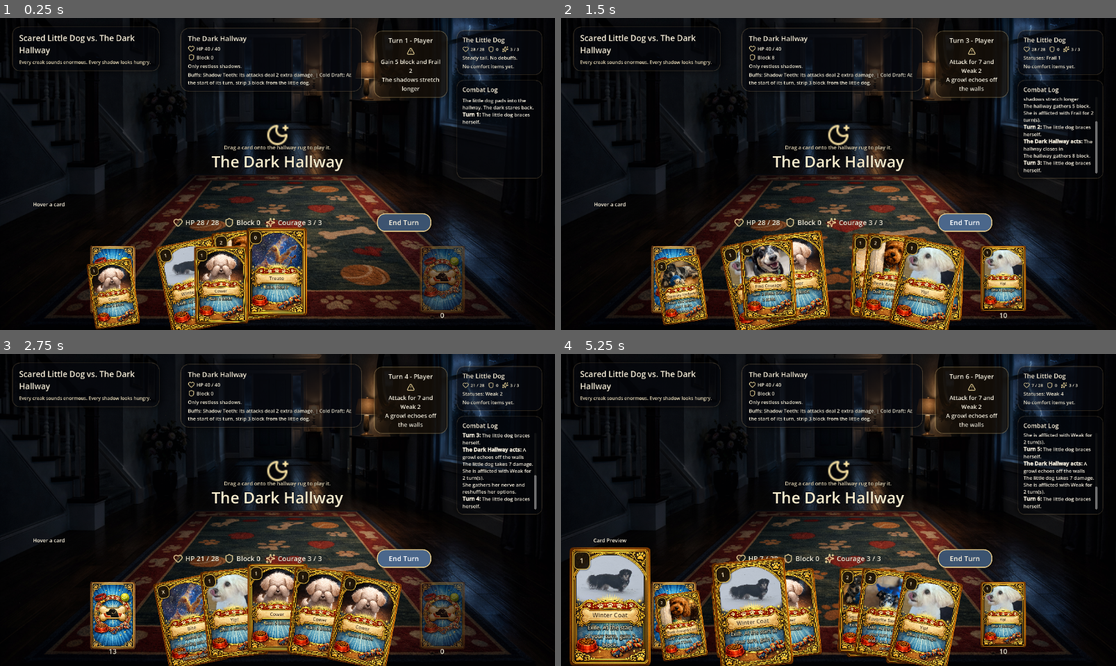
Above: before the commit, frames 1-4 (two rows, left to right).
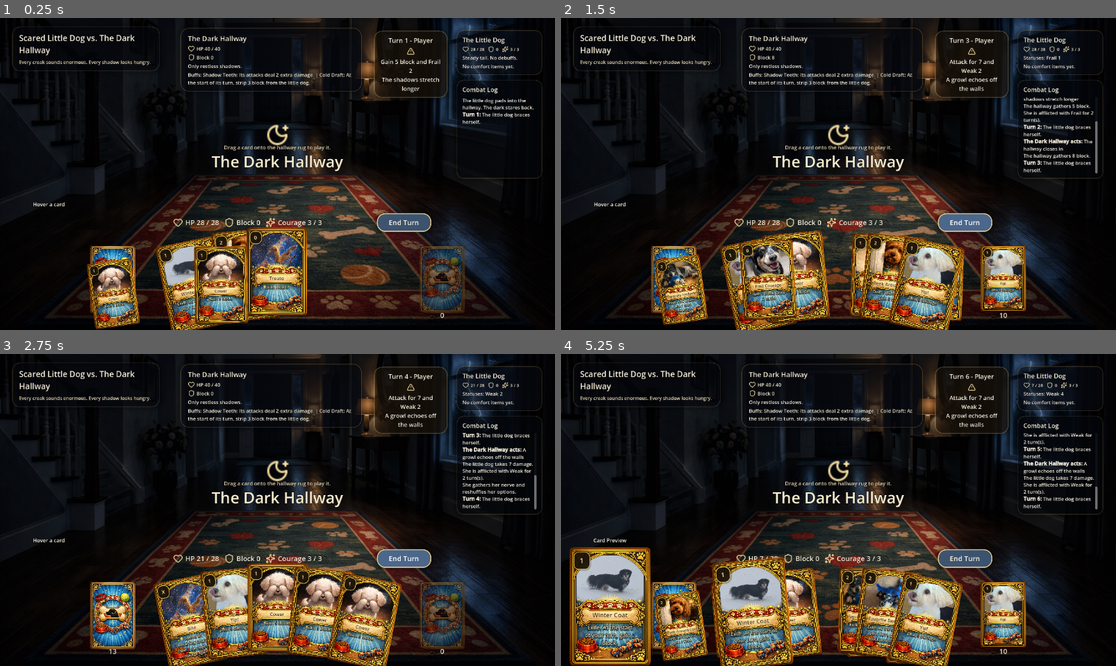
Above: after the commit, the same moments.

Repository: mjd4186/lunasquest
Game: Godot game, scene res://scenes/main.tscn
Two runs of this game, one before a commit and one after it. Both use one fixed random seed, a clock stepped at 60 frames per second and the inputs below.
Inputs (mouse positions are in pixels of both pictures, inside the frame that each line leads up to):
- Up to frame 1 (0.25 s): no input
- Up to frame 2 (1.5 s): click "End Turn" at 0.5 s; click "End Turn" at 1.25 s
- Up to frame 3 (2.75 s): click "End Turn" at 2 s
- Up to frame 4 (5.25 s): drag from (672, 616) to (894, 441) at 2.77 s; tap Enter at 3.5 s; drag from (1005, 616) to (810, 572) at 3.52 s; move the mouse to (610, 606) at 4.27 s; click (610, 606) at 4.42 s; tap Space at 5 s; drag from (749, 622) to (672, 463) at 5.02 s

The runs differ from the first frame. In frame 1, less than 0.1% of the frame differs, in the area x 20-52%, y 85-96%; in frame 2, 0.1%; in frame 3, 0.2%; in frame 4, 0.5%, in the area x 4-80%, y 86-96%.

Commit message:
ui card scaling is live

Diff:
--- a/scenes/card_ui.tscn
+++ b/scenes/card_ui.tscn
@@ -51,7 +51,7 @@
 horizontal_alignment = 1
 vertical_alignment = 1
 
-[node name="DescriptionLabel" type="Label" parent="."]
+[node name="DescriptionLabel" type="RichTextLabel" parent="."]
 unique_name_in_owner = true
 anchor_left = 0.17
 anchor_top = 0.625
@@ -59,8 +59,10 @@
 anchor_bottom = 0.89
 mouse_filter = 2
 autowrap_mode = 3
+bbcode_enabled = true
+fit_content = true
+scroll_active = false
 horizontal_alignment = 1
-vertical_alignment = 0
 
 [node name="NameLabel" type="Label" parent="."]
 unique_name_in_owner = true
--- a/scripts/card_ui.gd
+++ b/scripts/card_ui.gd
@@ -16,7 +16,7 @@
 @onready var art_texture_rect: TextureRect = %ArtTexture
 @onready var cost_badge: PanelContainer = %CostBadge
 @onready var cost_label: Label = %CostLabel
-@onready var description_label: Label = %DescriptionLabel
+@onready var description_label: RichTextLabel = %DescriptionLabel
 @onready var name_label: Label = %NameLabel
 
 var card_data: Dictionary = {}
@@ -186,16 +186,30 @@
 	shadow.color = Color(0, 0, 0, 0.34)
 
 
-func _style_text(label: Label, font_size: int, font_color: Color, outline_color: Color, outline_size: int) -> void:
-	label.add_theme_font_size_override("font_size", font_size)
-	label.add_theme_color_override("font_color", font_color)
-	label.add_theme_color_override("font_outline_color", outline_color)
-	label.add_theme_constant_override("outline_size", outline_size)
+func _style_text(label: Control, font_size: int, font_color: Color, outline_color: Color, outline_size: int) -> void:
+	if label is RichTextLabel:
+		var rich_label := label as RichTextLabel
+		rich_label.add_theme_font_size_override("normal_font_size", font_size)
+		rich_label.add_theme_font_size_override("bold_font_size", font_size)
+		rich_label.add_theme_font_size_override("italics_font_size", font_size)
+		rich_label.add_theme_color_override("default_color", font_color)
+		rich_label.add_theme_color_override("font_outline_color", outline_color)
+		rich_label.add_theme_constant_override("outline_size", outline_size)
+		return
+
+	var plain_label := label as Label
+	plain_label.add_theme_font_size_override("font_size", font_size)
+	plain_label.add_theme_color_override("font_color", font_color)
+	plain_label.add_theme_color_override("font_outline_color", outline_color)
+	plain_label.add_theme_constant_override("outline_size", outline_size)
 
 
 func _update_text_scale() -> void:
 	var scale_factor: float = clampf(size.y / DEFAULT_CARD_SIZE.y, 0.5, 1.2)
-	description_label.add_theme_font_size_override("font_size", maxi(11, roundi(16 * scale_factor)))
+	var description_font_size := maxi(11, roundi(16 * scale_factor))
+	description_label.add_theme_font_size_override("normal_font_size", description_font_size)
+	description_label.add_theme_font_size_override("bold_font_size", description_font_size)
+	description_label.add_theme_font_size_override("italics_font_size", description_font_size)
 	name_label.add_theme_font_size_override("font_size", maxi(12, roundi(18 * scale_factor)))
 	cost_label.add_theme_font_size_override("font_size", maxi(12, roundi(20 * scale_factor)))
 	description_label.add_theme_constant_override("outline_size", maxi(3, roundi(4 * scale_factor)))
@@ -221,7 +235,7 @@
 
 	cost_label.text = str(card_data.get("cost_label", card_data.get("cost", 0)))
 	name_label.text = card_data.get("name", "")
-	description_label.text = card_data.get("text", "")
+	description_label.text = card_data.get("rich_text", card_data.get("text", ""))
 	_apply_enabled_state()
 
 
--- a/scripts/main.gd
+++ b/scripts/main.gd
@@ -27,6 +27,9 @@
 const HAND_FAN_ROTATION := 11.0
 const HAND_FAN_ARC := 48.0
 const HAND_BASE_LIFT := 12.0
+const CARD_DAMAGE_COLOR := "ff6b6b"
+const CARD_BLOCK_COLOR := "79b8ff"
+const CARD_HEAL_COLOR := "7fe08a"
 
 @onready var combat_canvas: Control = %CombatCanvas
 @onready var title_label: Label = %TitleLabel
@@ -462,9 +465,7 @@
 		_deal_damage_to_monster(amount)
 
 	if properties.has("block"):
-		var block_amount: int = int(properties["block"])
-		if player_statuses.frail > 0:
-			block_amount = maxi(1, int(floor(block_amount * 0.75)))
+		var block_amount := _modified_block_amount(int(properties["block"]))
 		player_block += block_amount
 		add_log("She gains %d block." % block_amount)
 
@@ -475,7 +476,7 @@
 		add_log("She finds a little courage and draws %d card(s)." % draw_amount)
 
 	if properties.has("heal"):
-		var heal_amount: int = int(properties["heal"])
+		var heal_amount := _modified_heal_amount(int(properties["heal"]))
 		var previous_hp := player_hp
 		player_hp = mini(STARTING_HP, player_hp + heal_amount)
 		var restored_hp := player_hp - previous_hp
@@ -514,6 +515,16 @@
 	if _card_properties(card).get("x_cost", false):
 		return player_courage
 	return _base_card_cost(card)
+
+
+func _modified_block_amount(base_block: int) -> int:
+	if player_statuses.frail > 0:
+		return maxi(1, int(floor(base_block * 0.75)))
+	return base_block
+
+
+func _modified_heal_amount(base_heal: int) -> int:
+	return base_heal
 
 
 func _card_should_discard(card: Dictionary) -> bool:
@@ -816,6 +827,88 @@
 	_refresh_play_area_hint(false, false)
 
 
+func _build_card_display_data(card: Dictionary) -> Dictionary:
+	var display_card := card.duplicate(true)
+	display_card["cost_label"] = "X" if _card_properties(card).get("x_cost", false) else str(_current_card_cost(card))
+	display_card["rich_text"] = _build_card_rules_text(card)
+	return display_card
+
+
+func _build_card_rules_text(card: Dictionary) -> String:
+	var properties := _card_properties(card)
+	var rules_text := String(card.get("text", ""))
+
+	if properties.has("damage"):
+		rules_text = _replace_card_stat_text(
+			rules_text,
+			int(properties["damage"]),
+			_modified_attack_damage(int(properties["damage"]), "player"),
+			"damage",
+			CARD_DAMAGE_COLOR
+		)
+
+	if properties.has("damage_per_x"):
+		rules_text = _replace_card_stat_text(
+			rules_text,
+			int(properties["damage_per_x"]),
+			_modified_attack_damage(int(properties["damage_per_x"]), "player"),
+			"damage",
+			CARD_DAMAGE_COLOR
+		)
+
+	if properties.has("block"):
+		rules_text = _replace_card_stat_text(
+			rules_text,
+			int(properties["block"]),
+			_modified_block_amount(int(properties["block"])),
+			"block",
+			CARD_BLOCK_COLOR
+		)
+
+	if properties.has("block_every_turn"):
+		rules_text = _replace_card_stat_text(
+			rules_text,
+			int(properties["block_every_turn"]),
+			_modified_block_amount(int(properties["block_every_turn"])),
+			"block",
+			CARD_BLOCK_COLOR
+		)
+
+	if properties.has("heal"):
+		rules_text = _replace_card_stat_text(
+			rules_text,
+			int(properties["heal"]),
+			_modified_heal_amount(int(properties["heal"])),
+			"heal",
+			CARD_HEAL_COLOR
+		)
+
+	if properties.has("strength_every_turn"):
+		rules_text = _replace_card_stat_text(
+			rules_text,
+			int(properties["strength_every_turn"]),
+			int(properties["strength_every_turn"]),
+			"damage",
+			CARD_DAMAGE_COLOR
+		)
+
+	return rules_text
+
+
+func _replace_card_stat_text(text: String, base_value: int, display_value: int, keyword: String, color_hex: String) -> String:
+	var base_phrase := " %d %s" % [base_value, keyword]
+	var replacement := " [color=#%s]%d[/color] %s" % [color_hex, display_value, keyword]
+	if text.contains(base_phrase):
+		return text.replace(base_phrase, replacement)
+
+	var capitalized_phrase := "%s %d" % [keyword.capitalize(), base_value]
+	var capitalized_replacement := "%s [color=#%s]%d[/color]" % [keyword.capitalize(), color_hex, display_value]
+	if text.contains(capitalized_phrase):
+		return text.replace(capitalized_phrase, capitalized_replacement)
+
+	return text
+
+
 func _format_statuses(statuses: Dictionary, empty_text: String) -> String:
 	var parts: Array[String] = []
 	for key in statuses.keys():
@@ -1195,7 +1288,7 @@
 		discard_pile_card_view.modulate = Color(0.72, 0.72, 0.72, 0.55)
 	else:
 		discard_pile_card_view.set_face_down(false)
-		discard_pile_card_view.set_card_data(discard_pile.back())
+		discard_pile_card_view.set_card_data(_build_card_display_data(discard_pile.back()))
 		discard_pile_card_view.modulate = Color.WHITE
 	_update_hovered_pile_tooltip()
 
@@ -1256,6 +1349,7 @@
 	else:
 		for i in hand_card_views.size():
 			hand_card_views[i].card_index = i
+			hand_card_views[i].set_card_data(_build_card_display_data(hand[i]))
 			hand_card_views[i].set_disabled(_is_card_disabled(hand[i]))
 
 	_layout_hand_cards(should_rebuild)
@@ -1303,7 +1397,7 @@
 		card_view.hover_changed.connect(_on_hand_card_hover_changed)
 		hand_area.add_child(card_view)
 		card_view.set_display_size(hand_card_size)
-		card_view.set_card_data(hand[i])
+		card_view.set_card_data(_build_card_display_data(hand[i]))
 		card_view.card_index = i
 		card_view.set_disabled(_is_card_disabled(hand[i]))
 		hand_card_views.append(card_view)
@@ -1378,14 +1472,14 @@
 		preview_title_label.text = "Card Preview"
 		preview_card_view.visible = true
 		preview_card_view.set_face_down(false)
-		preview_card_view.set_card_data(hand[hovered_card_index])
+		preview_card_view.set_card_data(_build_card_display_data(hand[hovered_card_index]))
 		return
 
 	if not pinned_preview_card.is_empty():
 		preview_title_label.text = pinned_preview_title
 		preview_card_view.visible = true
 		preview_card_view.set_face_down(false)
-		preview_card_view.set_card_data(pinned_preview_card)
+		preview_card_view.set_card_data(_build_card_display_data(pinned_preview_card))
 		return
 
 	preview_title_label.text = "Hover a card"
